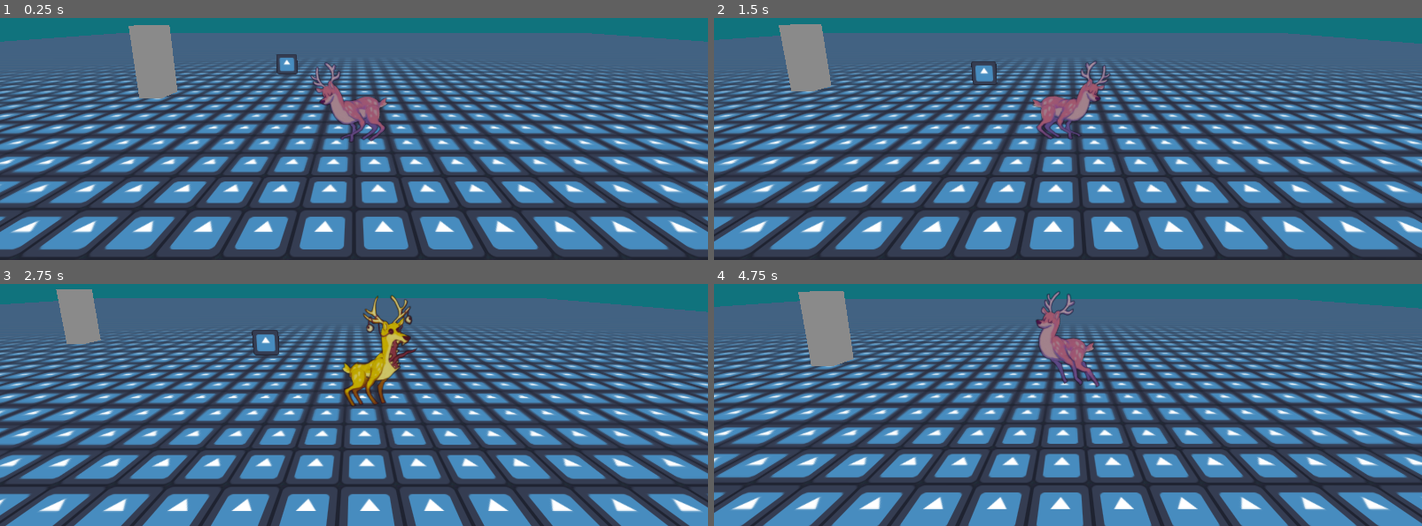
Above: before the commit, frames 1-4 (two rows, left to right).
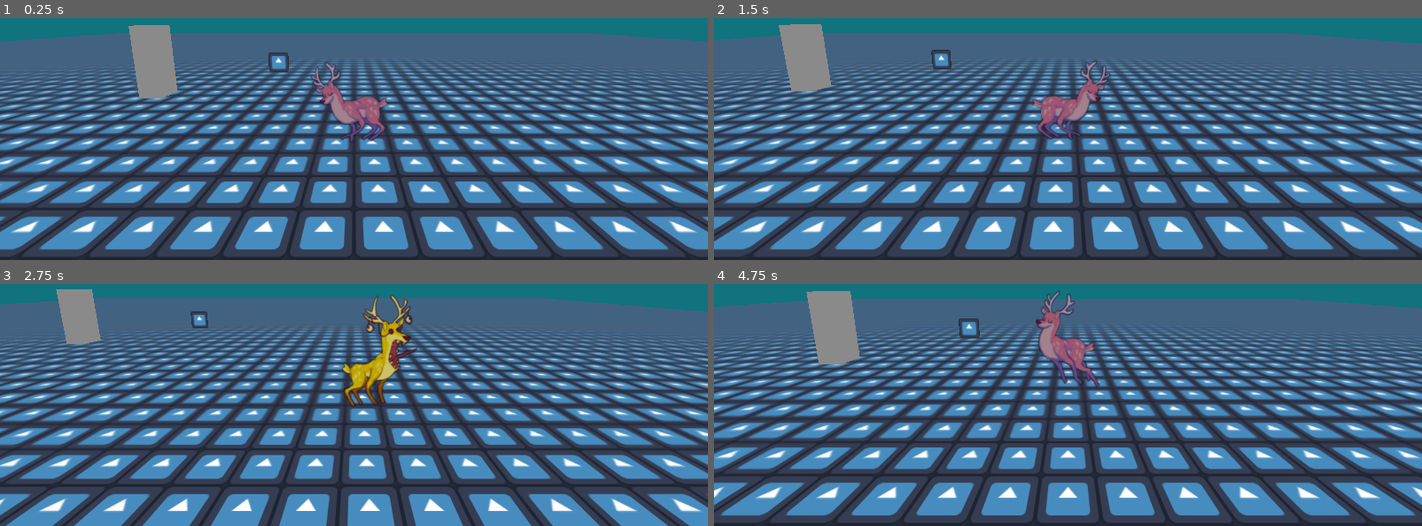
Above: after the commit, the same moments.

Repository: Natsirtt/ggj24
Game: Godot game, scene res://game.tscn
Two runs of this game, one before a commit and one after it. Both use one fixed random seed, a clock stepped at 60 frames per second and the inputs below. The engine's default icon, where the game draws it, is replaced by a stand-in: a white triangle on a blue panel in a dark square.
Inputs:
- Up to frame 1 (0.25 s): no input
- Up to frame 2 (1.5 s): hold D (right) 0.53-1.28 s; hold E (interact) 0.53-1.28 s; hold S (down) from 1.28 s (still down); tap E (interact) at 1.35 s
- Up to frame 3 (2.75 s): release S (down) at 2.03 s; hold D (right) from 2.03 s (still down); hold E (interact) from 2.03 s (still down)
- Up to frame 4 (4.75 s): release D (right) at 2.78 s; release E (interact) at 2.78 s; hold W (up) 2.78-3.53 s; tap E (interact) at 2.85, 4.35 s; hold E (interact) 3.53-4.28 s; hold A (left) from 3.53 s (still down)

The runs differ from the first frame. In frame 1, 0.3% of the frame differs, in the area x 37-43%, y 14-24%; in frame 2, 0.5%; in frame 3, 0.5%; in frame 4, 51%, in the area x 0-100%, y 2-100%.

Commit message:
Stuff

Diff:
--- a/game.tscn
+++ b/game.tscn
@@ -34,3 +34,5 @@
 
 [node name="Citizen" parent="." instance=ExtResource("4_hx448")]
 motion_mode = 1
+
+[node name="NavigationRegion3D" type="NavigationRegion3D" parent="."]
--- a/scripts/characters/citizen.gd
+++ b/scripts/characters/citizen.gd
@@ -2,8 +2,9 @@
 
 const SPEED = 4.0
 
-func _physics_process(delta):
-	var input_dir = _get_direction_vector()
+func _physics_process(_delta):
+	pass
+	var input_dir = Vector3.ZERO
 	var direction = (transform.basis * Vector3(input_dir.x, 0, input_dir.y)).normalized()
 	if direction:
 		velocity.x = direction.x * SPEED
@@ -13,6 +14,3 @@
 		velocity.z = move_toward(velocity.z, 0, SPEED)
 
 	move_and_slide()
-
-func _get_direction_vector():
-	return Vector3.ONE
